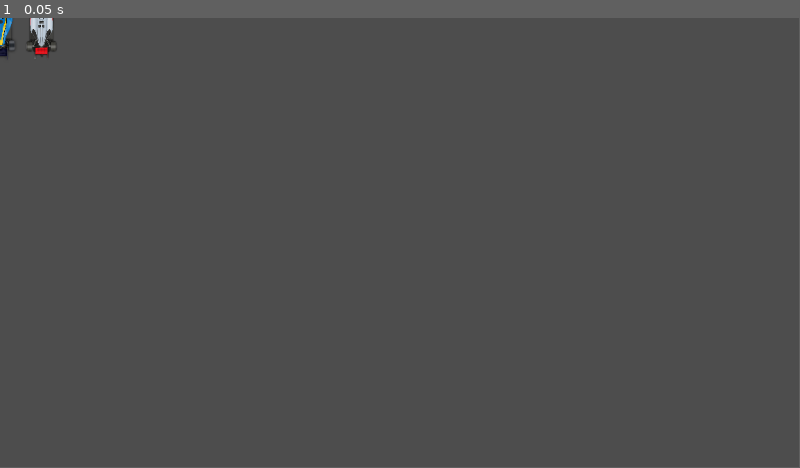
Above: before the commit, frame 1.
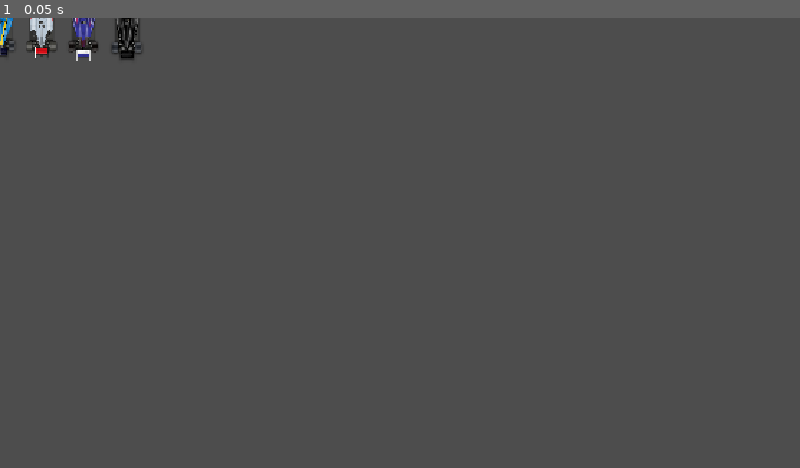
Above: after the commit, the same moment.

Repository: Zaczoozergoodboyrylan/Test007
Game: Godot game, scene res://Game/node_2d.tscn
Same seed, same stepped clock (60 frames per second), same inputs: the game is played once before the commit and once after it. The project has no main scene, so this scene is started directly.
Inputs:
- Up to frame 1 (0.05 s): no input
In our replay, the window is 799x449 before the commit and 800x450 after it. These sizes can differ from the game's own. Grey fills any space a smaller window leaves; there, only what the larger window draws over its background counts as a difference.

The runs differ from the first frame. In frame 1, 0.5% of the frame differs, in the area x 0-18%, y 0-10%.

Commit message:
Brendantuff Version 1.3
2 new cars or something

Diff:
--- /dev/null
+++ b/brendantuff-test007/Game/Game.tscn
@@ -0,0 +1,28 @@
+[gd_scene format=3 uid="uid://dvokbfeeekoy5"]
+
+[ext_resource type="Script" uid="uid://y767leolwbas" path="res://Game/node_2d.gd" id="1_ghvq8"]
+[ext_resource type="PackedScene" uid="uid://bx1qoe01y6f3i" path="res://Game/fernando_alonso.tscn" id="2_fuqhk"]
+[ext_resource type="PackedScene" uid="uid://tqw3q861ds6x" path="res://Game/lewis lewis lewis hamilton.tscn" id="3_oscxy"]
+[ext_resource type="PackedScene" uid="uid://ch7bduxd0ih7u" path="res://Game/Liam lawson.tscn" id="4_eqev2"]
+[ext_resource type="PackedScene" uid="uid://cta318ikff0gx" path="res://Game/Sebastian_vettel.tscn" id="5_q6w4l"]
+[ext_resource type="PackedScene" uid="uid://debna8rkvlyh2" path="res://Game/Kimi.tscn" id="6_gp3ee"]
+
+[node name="Node2D" type="Node2D" unique_id=1811892730]
+script = ExtResource("1_ghvq8")
+
+[node name="fernando alonso" parent="." unique_id=669871145 instance=ExtResource("2_fuqhk")]
+
+[node name="lewis hamilton" parent="." unique_id=540642488 instance=ExtResource("3_oscxy")]
+position = Vector2(59.925217, -2.1678543)
+
+[node name="liam cochran" parent="." unique_id=765254291 instance=ExtResource("4_eqev2")]
+position = Vector2(-53, 0)
+scale = Vector2(0.37, 0.37)
+
+[node name="sebastian vettel" parent="." unique_id=1011937541 instance=ExtResource("5_q6w4l")]
+position = Vector2(120, -1)
+rotation = 3.1415927
+
+[node name="kimi" parent="." unique_id=767951047 instance=ExtResource("6_gp3ee")]
+position = Vector2(183, 2)
+rotation = 3.1415927
--- /dev/null
+++ b/brendantuff-test007/Game/Kimi.tscn
@@ -0,0 +1,9 @@
+[gd_scene format=3 uid="uid://debna8rkvlyh2"]
+
+[ext_resource type="Texture2D" uid="uid://cfm0bdvoqjgyq" path="res://Assets/pitstop_car_14.png" id="1_vgqpu"]
+
+[node name="Node2D" type="Node2D" unique_id=767951047]
+
+[node name="Kimi" type="Sprite2D" parent="." unique_id=482397150]
+scale = Vector2(0.132, 0.132)
+texture = ExtResource("1_vgqpu")
--- /dev/null
+++ b/brendantuff-test007/Game/Sebastian_vettel.tscn
@@ -0,0 +1,9 @@
+[gd_scene format=3 uid="uid://cta318ikff0gx"]
+
+[ext_resource type="Texture2D" uid="uid://8gbo6riut185" path="res://Assets/pitstop_car_13.png" id="1_5ewg2"]
+
+[node name="Node2D" type="Node2D" unique_id=1011937541]
+
+[node name="vettel" type="Sprite2D" parent="." unique_id=471652138]
+scale = Vector2(0.132, 0.132)
+texture = ExtResource("1_5ewg2")
--- a/brendantuff-test007/Game/node_2d.tscn
+++ b/brendantuff-test007/Game/node_2d.tscn
@@ -4,6 +4,8 @@
 [ext_resource type="PackedScene" uid="uid://bx1qoe01y6f3i" path="res://Game/fernando_alonso.tscn" id="2_lqx5w"]
 [ext_resource type="PackedScene" uid="uid://tqw3q861ds6x" path="res://Game/lewis lewis lewis hamilton.tscn" id="3_6iolr"]
 [ext_resource type="PackedScene" uid="uid://ch7bduxd0ih7u" path="res://Game/Liam lawson.tscn" id="4_0ue1j"]
+[ext_resource type="PackedScene" uid="uid://cta318ikff0gx" path="res://Game/Sebastian_vettel.tscn" id="5_lqx5w"]
+[ext_resource type="PackedScene" uid="uid://debna8rkvlyh2" path="res://Game/Kimi.tscn" id="6_6iolr"]
 
 [node name="Node2D" type="Node2D" unique_id=1811892730]
 script = ExtResource("1_uvl0m")
@@ -13,6 +15,14 @@
 [node name="lewis hamilton" parent="." unique_id=540642488 instance=ExtResource("3_6iolr")]
 position = Vector2(59.925217, -2.1678543)
 
-[node name="Node2D" parent="." unique_id=765254291 instance=ExtResource("4_0ue1j")]
+[node name="liam cochran" parent="." unique_id=765254291 instance=ExtResource("4_0ue1j")]
 position = Vector2(-53, 0)
 scale = Vector2(0.37, 0.37)
+
+[node name="sebastian vettel" parent="." unique_id=1011937541 instance=ExtResource("5_lqx5w")]
+position = Vector2(120, -1)
+rotation = 3.1415927
+
+[node name="kimi" parent="." unique_id=767951047 instance=ExtResource("6_6iolr")]
+position = Vector2(183, 2)
+rotation = 3.1415927
--- a/brendantuff-test007/project.godot
+++ b/brendantuff-test007/project.godot
@@ -17,3 +17,7 @@
 config/name="brendantuff-Test007"
 config/features=PackedStringArray("4.6", "Forward Plus")
 config/icon="res://icon.svg"
+
+[display]
+
+window/stretch/mode="canvas_items"
